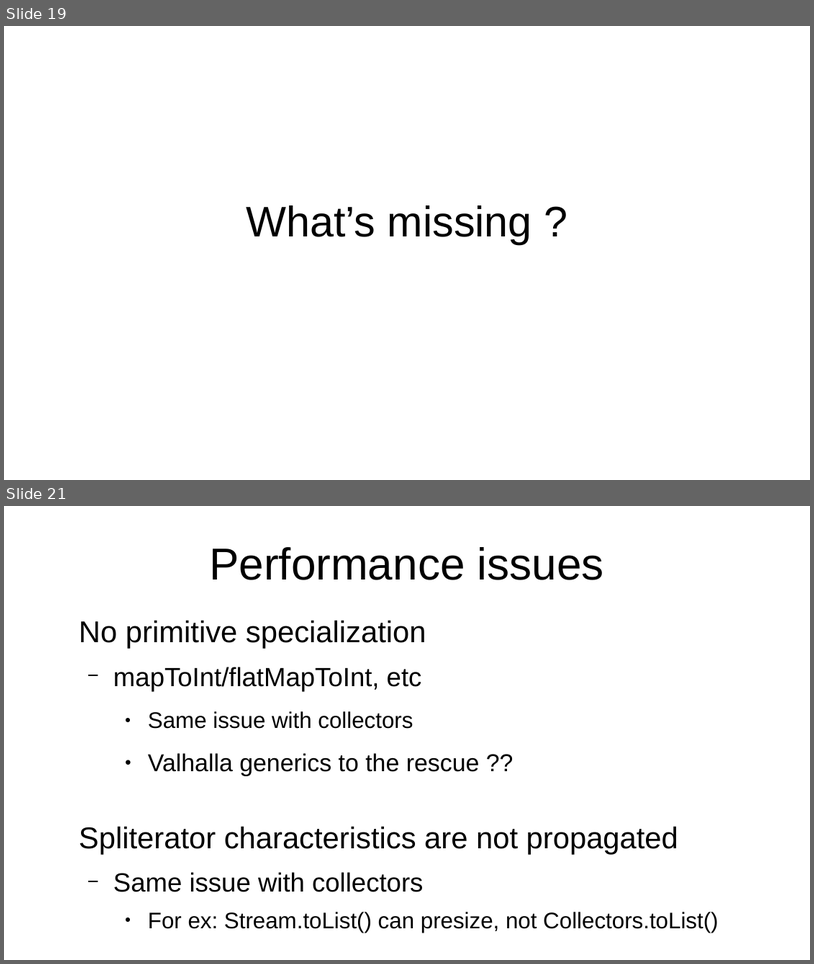
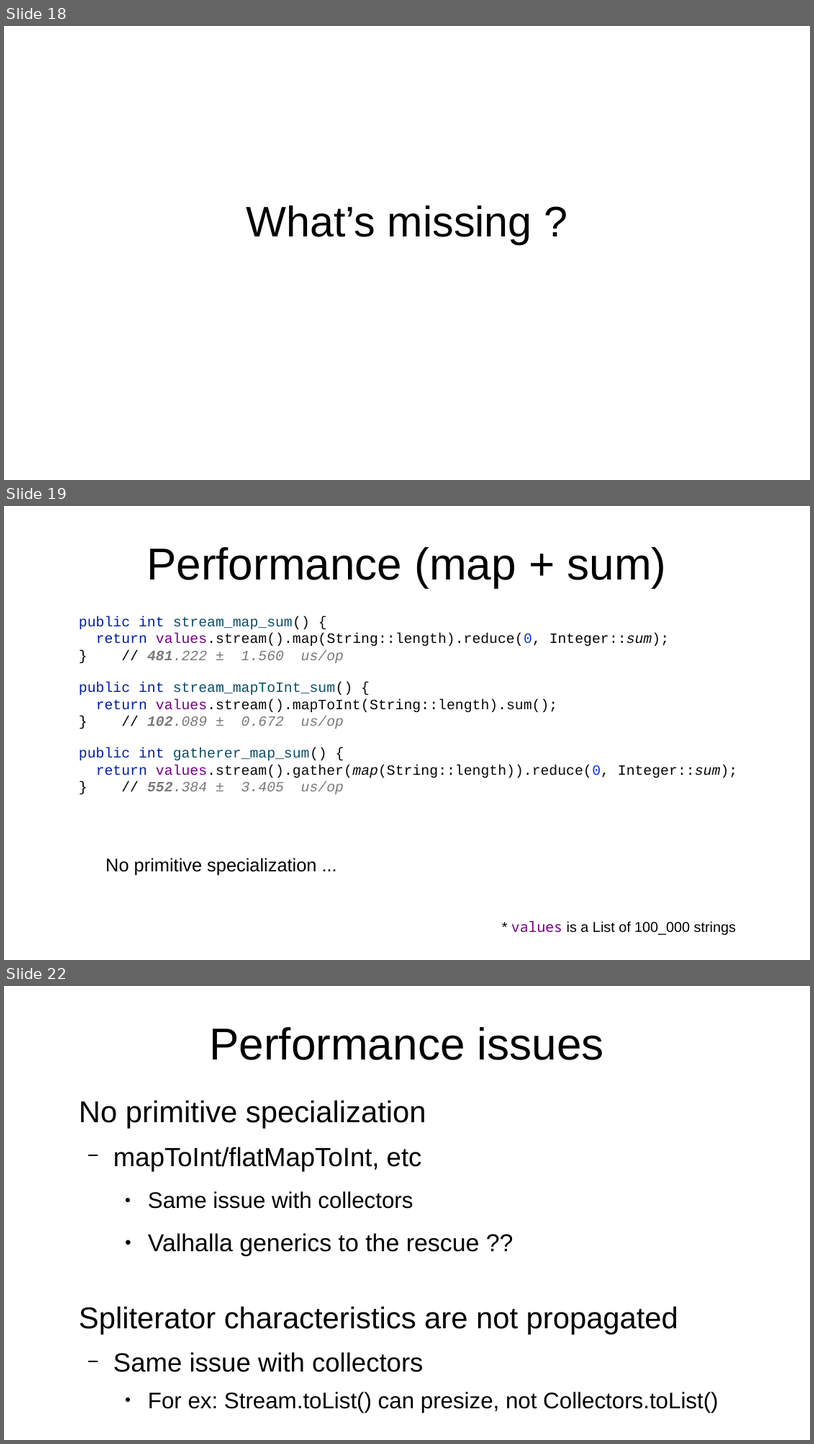
Before and after one commit to forax/we_are_all_to_gather, a slide deck: We are all to gather.odp. Shown one above the other, each under a label of ours: slides 19 and 21 before the commit, slides 18, 19 and 22 after it; the slides between them are not shown. The pictures are 814x964 and 814x1444 pixels, drawn with LibreOffice and Linux fonts; fonts in the diff are those of the drawing. Boxes give left, top, right and bottom in pixels: in the first picture for what was removed or moved away, otherwise in the second. Text is boxed around its words. In the diff, an @@ line names an element or a change of style, - is before the commit and + after.

```diff
--- a/We are all to gather.odp
+++ b/We are all to gather.odp
@@ slide 19 added at bbox=[4, 506, 810, 960], background #FFFFFF @@
@@ title added at bbox=[147, 547, 667, 587], 44 pt, text #000000 @@
+Performance (map + sum)
@@ text added at bbox=[79, 616, 738, 794], 14 pt, text #090909 @@
+public int stream_map_sum() {
+return values.stream().map(String::length).reduce(0, Integer::sum);
+} // 481.222 ± 1.560 us/op
+public int stream_mapToInt_sum() {
+return values.stream().mapToInt(String::length).sum();
+} // 102.089 ± 0.672 us/op
+public int gatherer_map_sum() {
+return values.stream().gather(map(String::length)).reduce(0, Integer::sum);
+} // 552.384 ± 3.405 us/op
@@ text added at bbox=[106, 857, 316, 875], 18 pt, text #000000 @@
+No primitive specialization ...
@@ text added at bbox=[512, 921, 736, 934], 14 pt, text #000000 @@
+* values is a List of 100_000 strings
@@ what was slide 19 is now slide 18 @@
@@ what was slide 21 is now slide 22 @@
```
Also in this commit, not shown: 8 slides changed, 3 other slides added, 2 slides removed, 4 other files.
